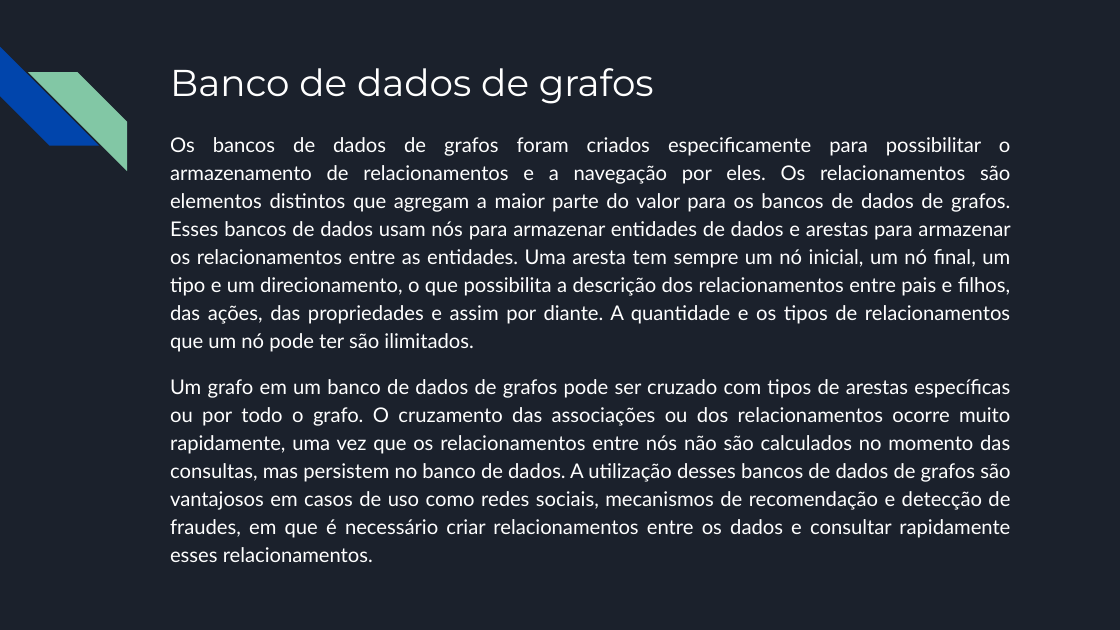
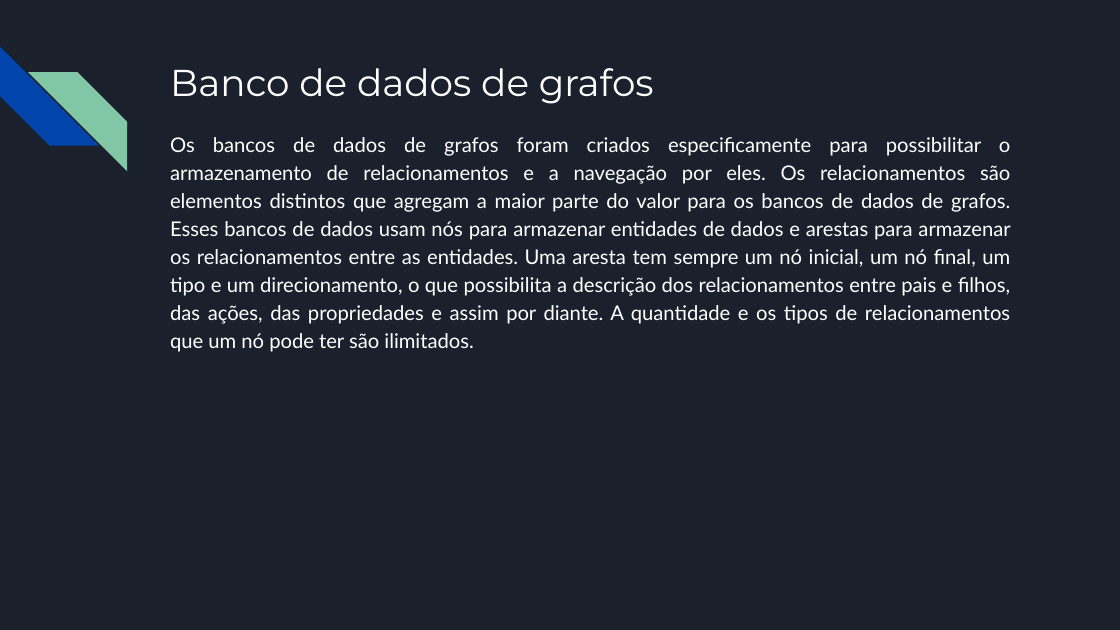
Before and after one commit to AndersonRichard/Faculdade, a slide deck: slide 6 of Terceiro Semestre/Projeto_de_BD_e_Consulta_SQL/Trabalhos/Banco de dados Orientados a grafos.pptx (slide 5 before the commit). Drawn at 1120x630 pixels with LibreOffice and Linux fonts; fonts in the diff are those of the drawing. Boxes give left, top, right and bottom in pixels: in the first picture for what was removed or moved away, otherwise in the second. Text is boxed around its words. In the diff, an @@ line names an element or a change of style, - is before the commit and + after.

```diff
--- a/Terceiro Semestre/Projeto_de_BD_e_Consulta_SQL/Trabalhos/Banco de dados Orientados a grafos.pptx
+++ b/Terceiro Semestre/Projeto_de_BD_e_Consulta_SQL/Trabalhos/Banco de dados Orientados a grafos.pptx
@@ text at [170, 379, 1010, 562]: paragraph removed @@
-Um grafo em um banco de dados de grafos pode ser cruzado com tipos de arestas específicas ou por todo o grafo. O cruzamento das associações ou dos relacionamentos ocorre muito rapidamente, uma vez que os relacionamentos entre nós não são calculados no momento das consultas, mas persistem no banco de dados. A utilização desses bancos de dados de grafos são vantajosos em casos de uso como redes sociais, mecanismos de recomendação e detecção de fraudes, em que é necessário criar relacionamentos entre os dados e consultar rapidamente esses relacionamentos.
```
Also in this commit, not shown: 5 other slides changed, 1 slide added.
